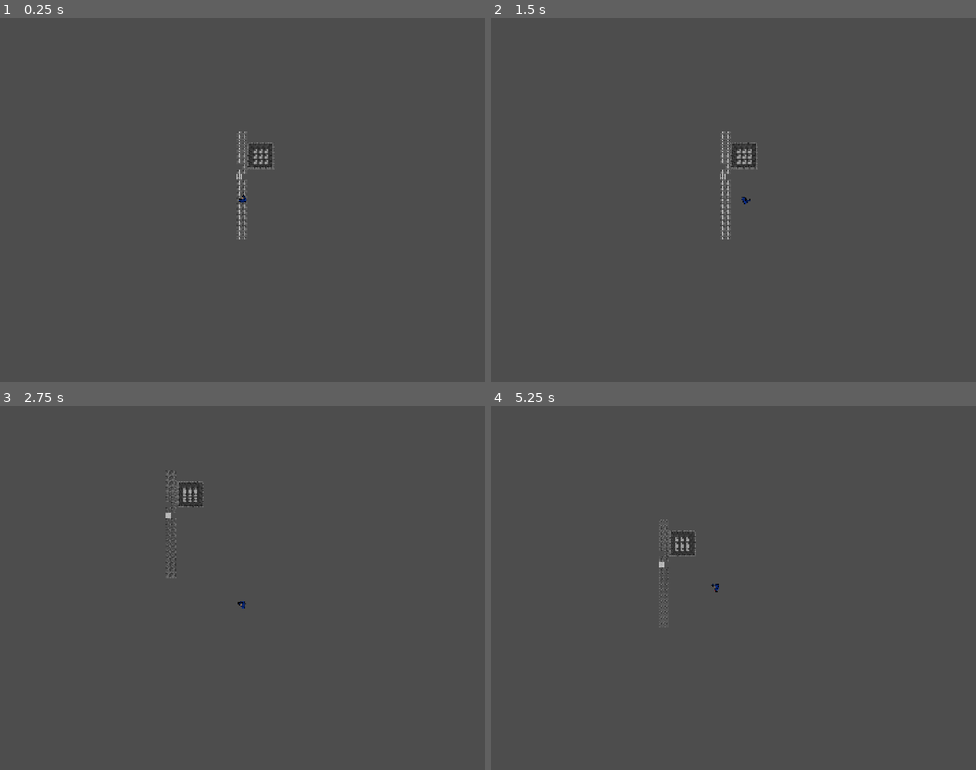
Above: before the commit, frames 1-4 (two rows, left to right).
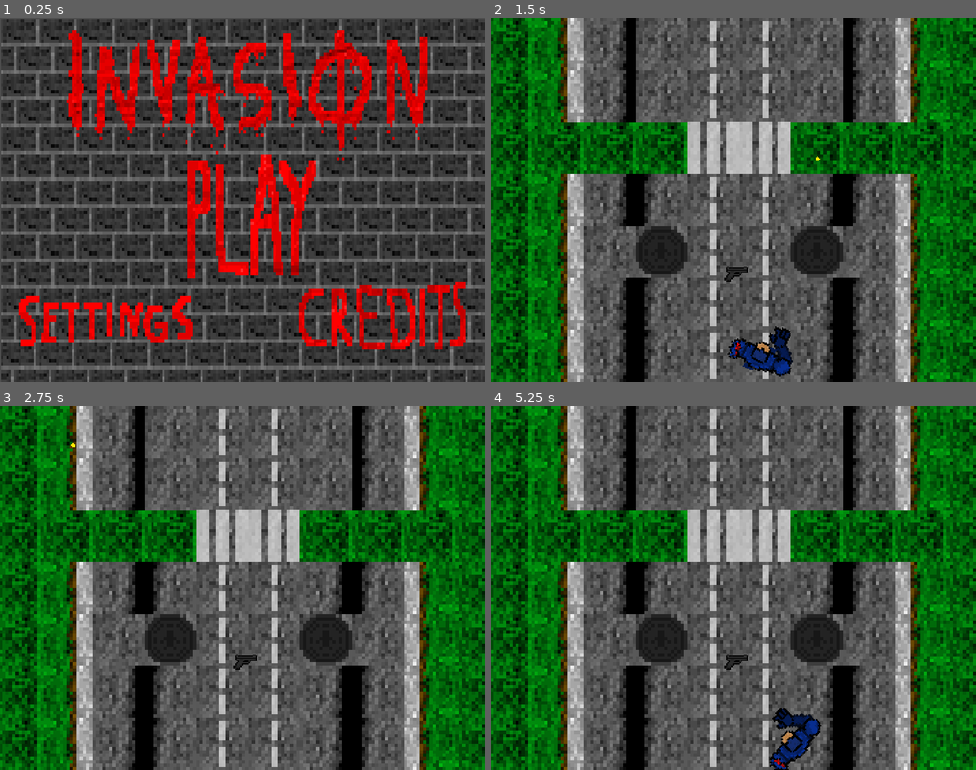
Above: after the commit, the same moments.

Repository: vladydad/Invasion_godot
Game: Godot game, scene res://main_menu.tscn
Same seed, same stepped clock (60 frames per second), same inputs: the game is played once before the commit and once after it. Before the commit the project starts from res://map_2.tscn.
Inputs (mouse positions are in pixels of both pictures, inside the frame that each line leads up to):
- Up to frame 1 (0.25 s): no input
- Up to frame 2 (1.5 s): click (748, 214) at 0.52 s; tap Enter at 1.25 s; move the mouse to (840, 181) at 1.27 s; press the mouse at (840, 181) at 1.28 s; hold Right (ui_right) from 1.28 s (still down)
- Up to frame 3 (2.75 s): move the mouse to (145, 606) at 2.02 s; release Right (ui_right) at 2.03 s; release the mouse at (145, 606) at 2.03 s; hold Down (ui_down) from 2.03 s (still down); tap V (Silencer) at 2.1 s
- Up to frame 4 (5.25 s): move the mouse to (782, 507) at 2.77 s; release Down (ui_down) at 2.78 s; press the mouse at (782, 507) at 2.78 s; hold Right (ui_right) 2.78-3.53 s; move the mouse to (709, 660) at 3.52 s; release the mouse at (709, 660) at 3.53 s; hold Up (ui_up) 3.53-4.28 s; tap V (Silencer) at 3.6, 5.1 s; move the mouse to (879, 642) at 4.27 s; press the mouse at (879, 642) at 4.28 s; hold Left (ui_left) from 4.28 s (still down); move the mouse to (588, 533) at 5.02 s; release the mouse at (588, 533) at 5.03 s

The runs differ from the first frame. In frame 1, 50% of the frame differs, in the area x 0-100%, y 0-100%; in frame 2, 65%; in frame 3, 64%; in frame 4, 65%.

Commit message:
s

Diff:
--- a/invasion/project.godot
+++ b/invasion/project.godot
@@ -11,7 +11,7 @@
 [application]
 
 config/name="Invasion"
-run/main_scene="uid://de2hd2ekjn2ya"
+run/main_scene="uid://bcydtpj1fieom"
 config/features=PackedStringArray("4.7", "Forward Plus")
 
 [display]
